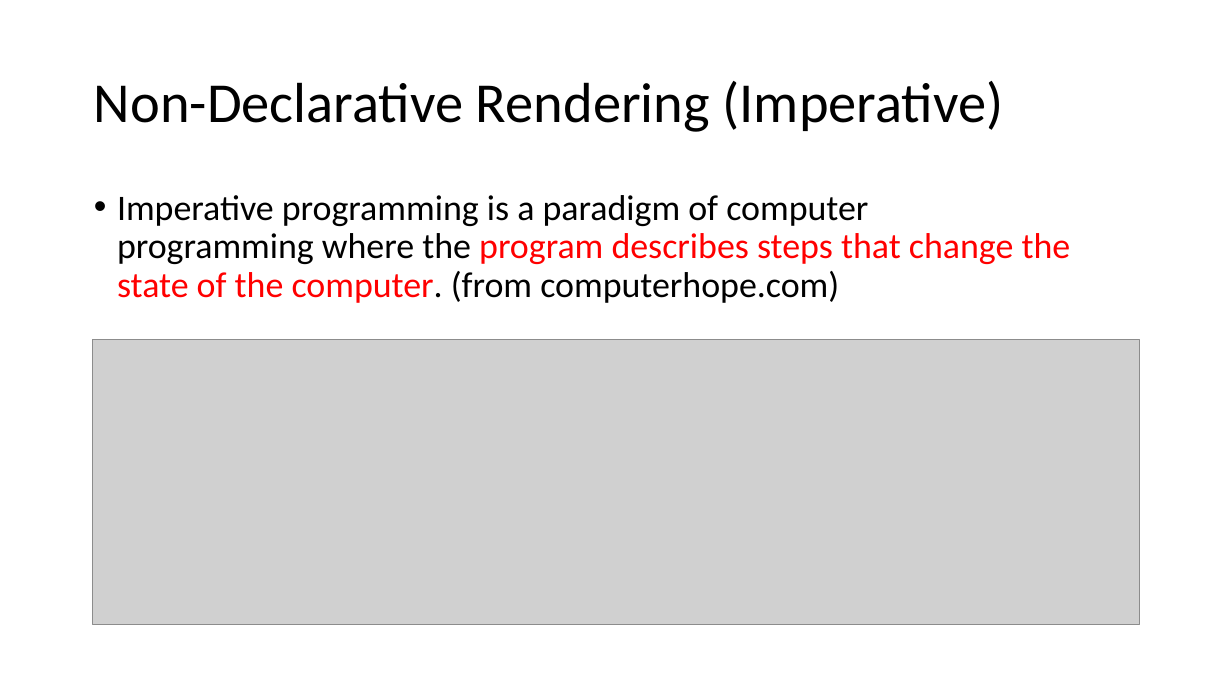
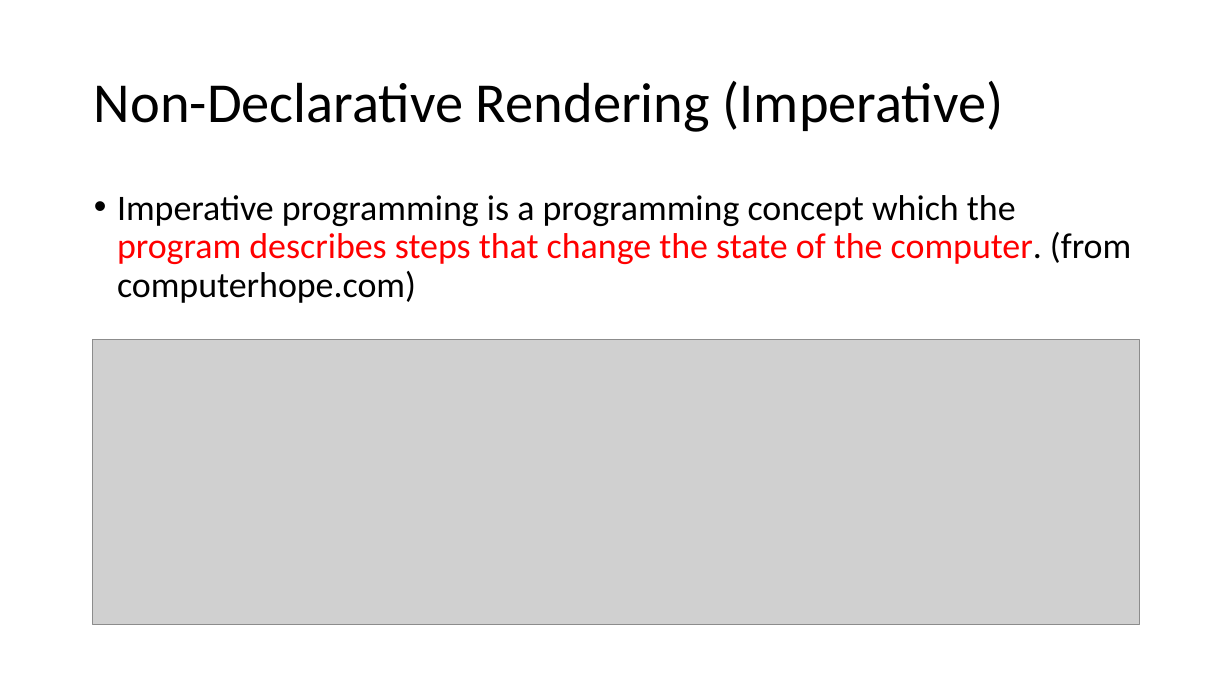
Before and after one commit to michael-ouyang-projects/vue3-practice, a slide deck: slide 16 of VUE3.pptx (slide 15 before the commit). Drawn at 1232x693 pixels with LibreOffice and Linux fonts; fonts in the diff are those of the drawing; grey boxes stand for pictures. Boxes give left, top, right and bottom in pixels: in the first picture for what was removed or moved away, otherwise in the second. Text is boxed around its words. In the diff, an @@ line names an element or a change of style, - is before the commit and + after.

```diff
--- a/VUE3.pptx
+++ b/VUE3.pptx
@@ text at bbox=[117, 195, 1131, 303]: text changed @@
-• Imperative programming is a paradigm of computer programming where the program describes steps that change the state of the computer. (from computerhope.com)
+• Imperative programming is a programming concept which the program describes steps that change the state of the computer. (from computerhope.com)
```
Also in this commit, not shown: 9 other slides changed, 1 slide added.
